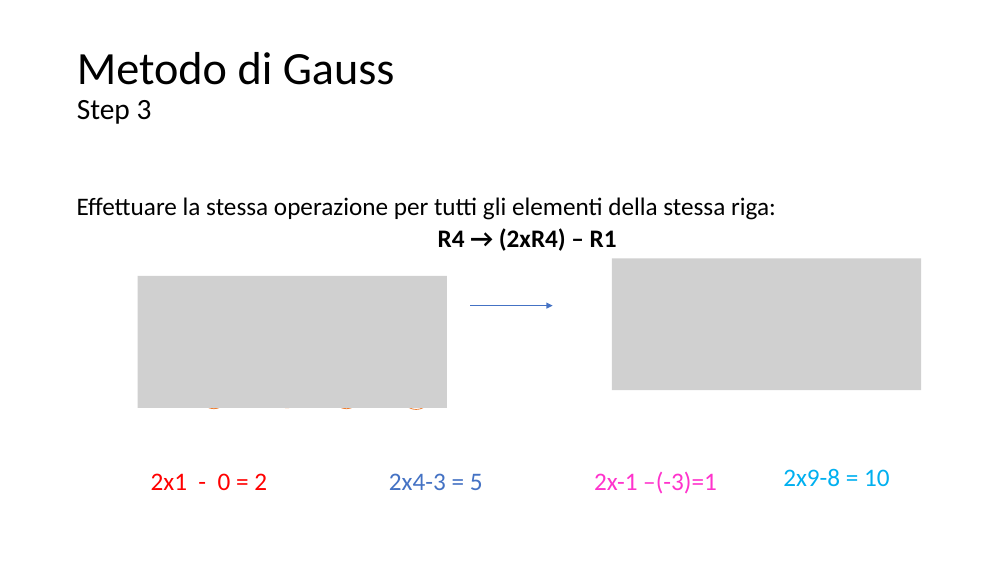
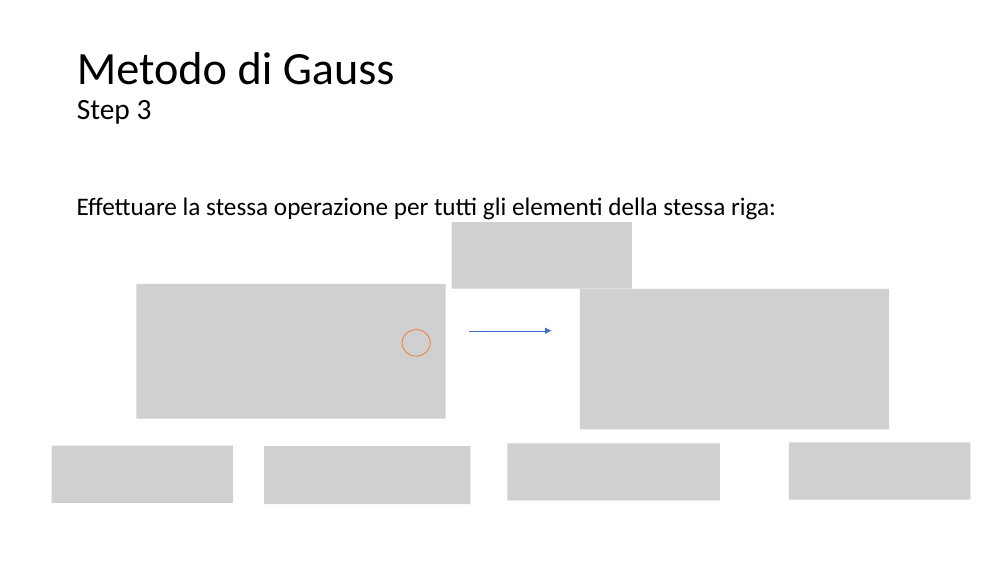
Before and after one commit to matteodelv/GaussLinearSystems, a slide deck: slide 31 of Presentazione.pptx. Drawn at 1008x567 pixels with LibreOffice and Linux fonts; fonts in the diff are those of the drawing; grey boxes stand for pictures. Boxes give left, top, right and bottom in pixels: in the first picture for what was removed or moved away, otherwise in the second. Text is boxed around its words. In the diff, an @@ line names an element or a change of style, - is before the commit and + after.

```diff
--- a/Presentazione.pptx
+++ b/Presentazione.pptx
@@ text removed at (438,228,617,251) @@
-R4 → (2xR4) – R1
@@ picture added at (451,222,631,289) @@
@@ picture: place and size @@
-picture at (138,276,447,408)
+picture at (136,284,445,419)
@@ picture: place and size @@
-picture at (612,259,921,390)
+picture at (580,289,889,430)
@@ ellipse: place and size @@
-ellipse at (402,383,430,409)
+ellipse at (402,330,430,356)
@@ arrow moved from (470, 306) - (553, 306) to (470, 331) - (551, 331) @@
@@ ellipse removed at (200,382,228,408) @@
@@ ellipse removed at (273,381,301,408) @@
@@ ellipse removed at (333,382,361,408) @@
@@ picture added at (51,446,233,504) @@
@@ picture added at (264,446,470,504) @@
@@ picture added at (507,443,720,501) @@
@@ picture added at (789,442,970,500) @@
@@ text removed at (151,473,267,490) @@
-2x1 - 0 = 2
@@ text removed at (389,473,483,490) @@
-2x4-3 = 5
@@ text removed at (594,472,717,493) @@
-2x-1 –(-3)=1
@@ text removed at (783,468,890,487) @@
-2x9-8 = 10
```
Also in this commit, not shown: 26 other slides changed, 3 slides added.
